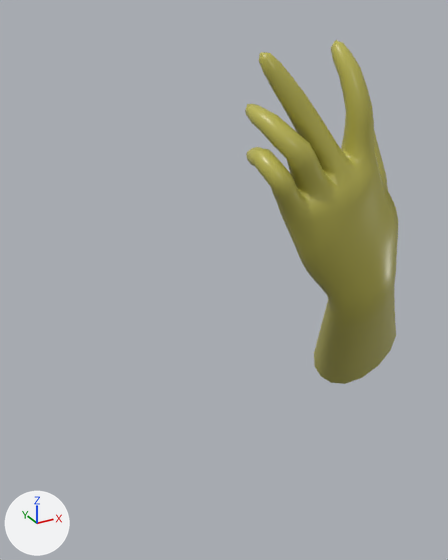
A saved change to the FBX model Assets/Models/MshHandL.fbx.
Rendered twice from a camera (50 mm lens) standing at (-0.81, -1.08, 0.23) and looking at (0.17, 0.71, -0.66). Lighting does not change. The marker at lower left points along +X, +Y and +Z.

The first picture shows 'MshHandL'.
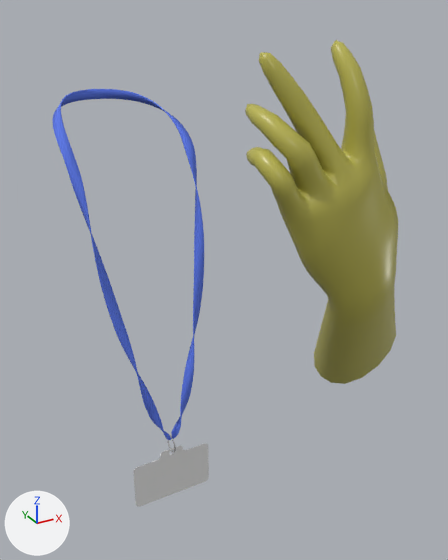
What the commit changed:
Material 'MatKeyCard' (mat_matkeycard) is new.
Its base color is (0.8, 0.8, 0.8) (white #e7e7e7).
Material 'MatCardBand' (mat_matcardband) is new.
Its base color is (0.101, 0.183, 0.8) (blue #5977e7).
Its roughness is 0.911.
Material 'MatCardBandRing' (mat_matcardbandring) is new.
Its base color is (0.8, 0.8, 0.8) (white #e7e7e7).
Its metallic is 1.0.
Its roughness is 0.174.
Mesh me_cardband is new.
It has 1354 vertices, 1386 faces and spans x -0.26..0.26, y -0.39..0.33, z -1.49..0.12.
Faces by material slot: [864, 292, 230].
It uses material mat_matcardband (blue #5977e7).
It uses material mat_matcardbandring (white #e7e7e7).
It uses material mat_matkeycard (white #e7e7e7).
Object 'CardBand' (ob_cardband) is new; it shows me_cardband.
Its location is (0.0, 1.203, -0.197).

What differs and where, as boxes [x1, y1, x2, y2] in the pictures (448 x 560 px):
'CardBand', added
    after: [53, 89, 209, 507]
    faces in mat_matcardband (blue #5977e7): [53, 89, 204, 440]
    faces in mat_matkeycard (white #e7e7e7): [133, 443, 209, 507]
